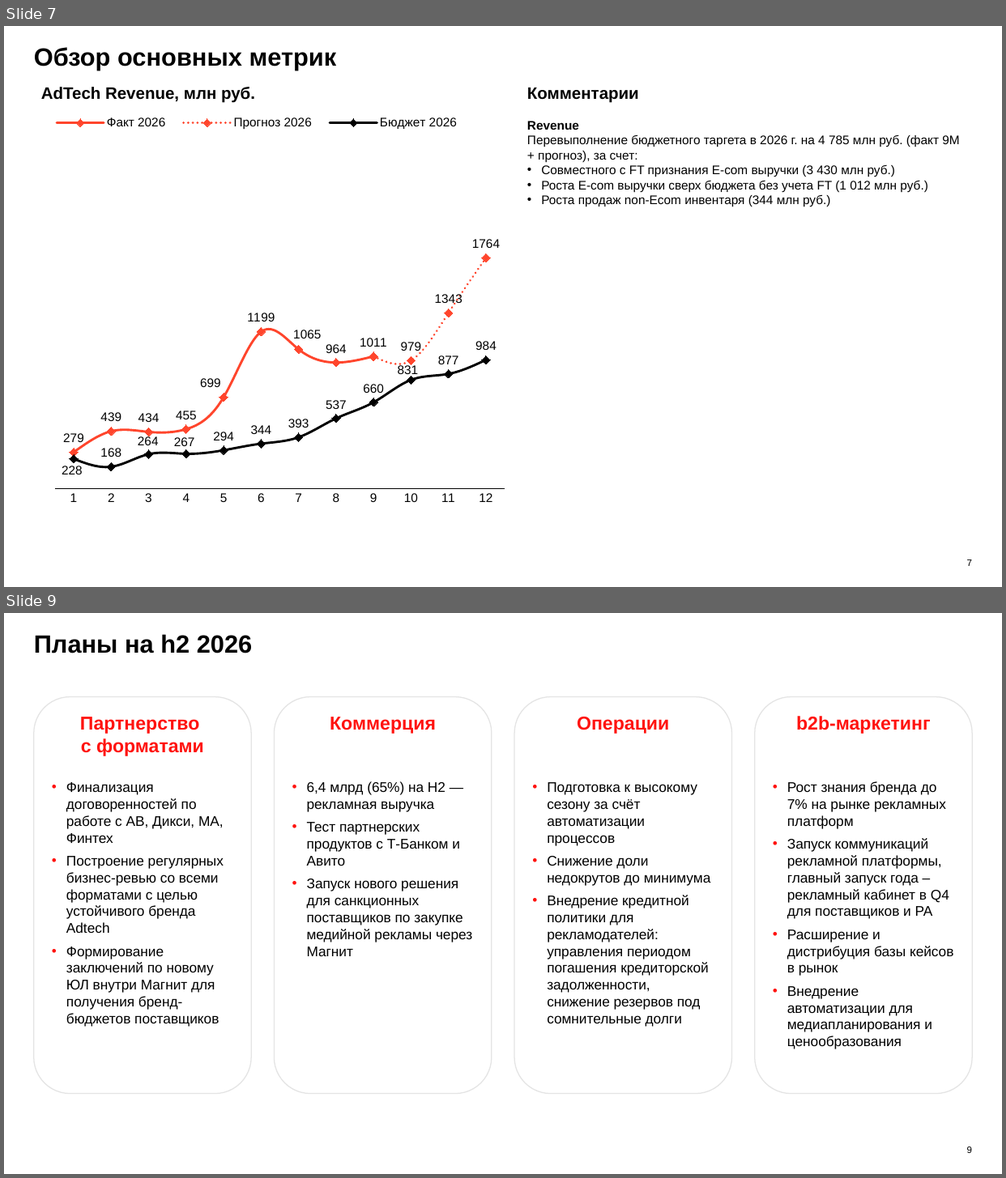
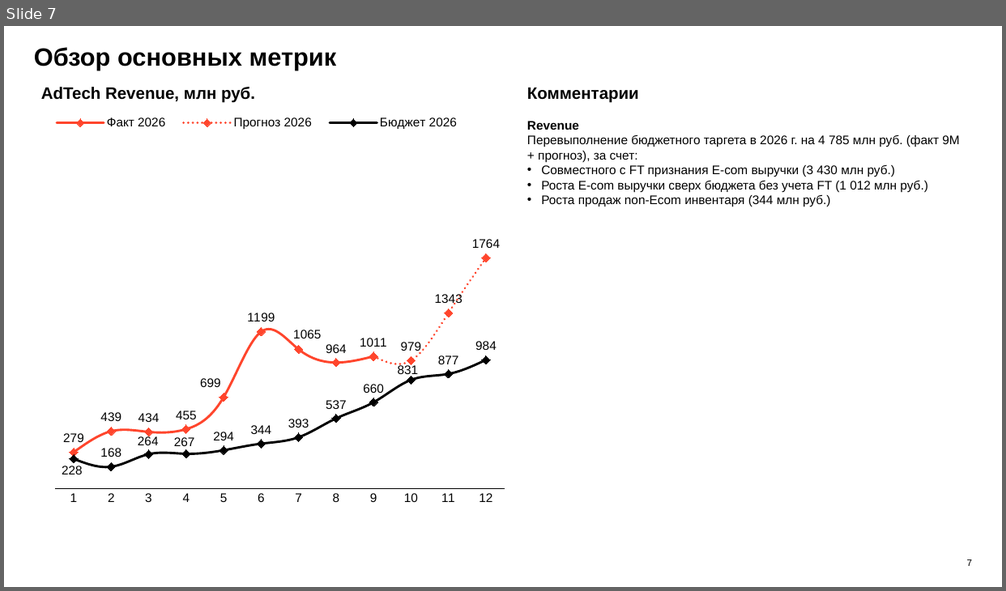
Before and after one commit to DenisMagnit/1, a slide deck: AdTech_MBR_September_prelim.pptx. Shown one above the other, each under a label of ours: slides 7 and 9 before the commit, slide 7 after it; the slides between them are not shown. The pictures are 1006x1178 and 1006x591 pixels, drawn with LibreOffice and Linux fonts; fonts in the diff are those of the drawing; background and template pictures are left out. Boxes give left, top, right and bottom in pixels: in the first picture for what was removed or moved away, otherwise in the second. Text is boxed around its words. In the diff, an @@ line names an element or a change of style, - is before the commit and + after.

```diff
--- a/AdTech_MBR_September_prelim.pptx
+++ b/AdTech_MBR_September_prelim.pptx
@@ slide 9 removed at <box>4,613,1002,1174</box>, background #FFFFFF @@
@@ text removed at <box>34,634,252,653</box> @@
-Планы на h2 2026
@@ rounded rectangle removed at <box>34,697,251,1093</box> @@
-Партнерство
-с форматами
-• Финализация договоренностей по работе с АВ, Дикси, МА, Финтех
-• Построение регулярных бизнес-ревью со всеми форматами с целью устойчивого бренда Adtech
-• Формирование заключений по новому ЮЛ внутри Магнит для получения бренд-бюджетов поставщиков
@@ rounded rectangle removed at <box>275,697,492,1093</box> @@
-Коммерция
-• 6,4 млрд (65%) на Н2 — рекламная выручка
-• Тест партнерских продуктов с Т-Банком и Авито
-• Запуск нового решения для санкционных поставщиков по закупке медийной рекламы через Магнит
@@ rounded rectangle removed at <box>514,697,731,1093</box> @@
-Операции
-• Подготовка к высокому сезону за счёт автоматизации процессов
-• Снижение доли недокрутов до минимума
-• Внедрение кредитной политики для рекламодателей: управления периодом погашения кредиторской задолженности, снижение резервов под сомнительные долги
@@ rounded rectangle removed at <box>755,697,972,1093</box> @@
-b2b-маркетинг
-• Рост знания бренда до 7% на рынке рекламных платформ
-• Запуск коммуникаций рекламной платформы, главный запуск года – рекламный кабинет в Q4 для поставщиков и РА
-• Расширение и дистрибуция базы кейсов в рынок
-• Внедрение автоматизации для медиапланирования и ценообразования
@@ page number removed at <box>967,1147,972,1153</box> @@
-9
```
Also in this commit, not shown: 1 other slide removed.
